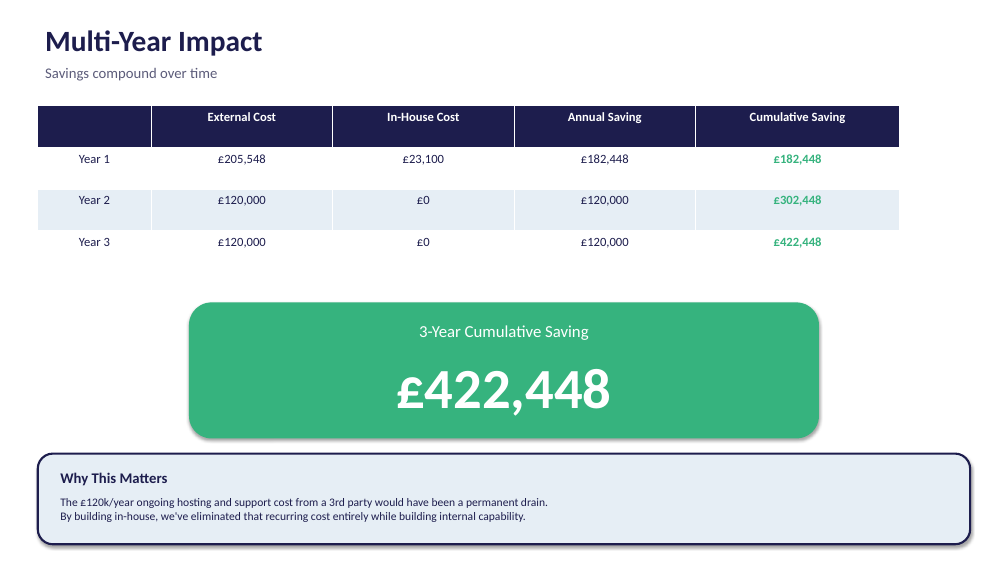
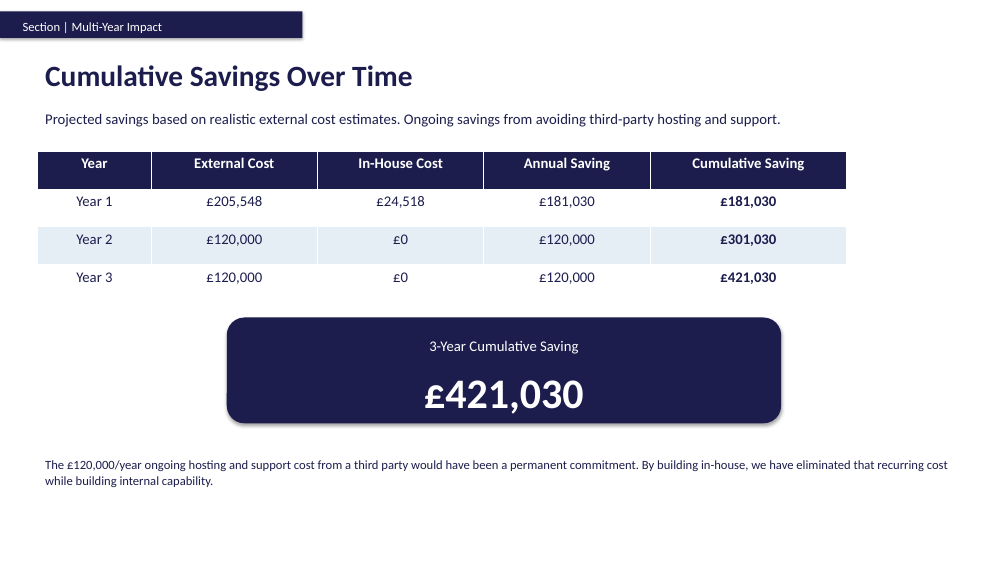
Before and after one commit to Pinger2024/roadmap-templates, a slide deck: slide 5 of Cost_Benefit_Analysis_Template.pptx. Drawn at 1008x567 pixels with LibreOffice and Linux fonts; fonts in the diff are those of the drawing. Boxes give left, top, right and bottom in pixels: in the first picture for what was removed or moved away, otherwise in the second. Text is boxed around its words. In the diff, an @@ line names an element or a change of style, - is before the commit and + after.

Commit message:
Updated with Nationwide design style

```diff
--- a/Cost_Benefit_Analysis_Template.pptx
+++ b/Cost_Benefit_Analysis_Template.pptx
@@ rectangle added at [0, 11, 302, 38], fill #1D1D4D @@
@@ text at [23, 22, 162, 33]: text changed; size 28 to 12 pt; text colour #1D1D4D to #FFFFFF; bold off @@
-Multi-Year Impact
+Section | Multi-Year Impact
@@ text at [45, 65, 412, 91]: text changed; size 14 to 28 pt; text colour #5C5C7A to #1D1D4D; bold on @@
-Savings compound over time
+Cumulative Savings Over Time
@@ text added at [45, 113, 780, 127], 14 pt, text #1D1D4D @@
+Projected savings based on realistic external cost estimates. Ongoing savings from avoiding third-party hosting and support.
@@ table at [38, 151, 847, 302] @@
-row 1, column 1: 
+row 1, column 1: Year
-row 2: Year 1 | £205,548 | £23,100 | £182,448 | £182,448
+row 2: Year 1 | £205,548 | £24,518 | £181,030 | £181,030
-row 3, column 5: £302,448
+row 3, column 5: £301,030
-row 4, column 5: £422,448
+row 4, column 5: £421,030
@@ size 12 to 14 pt in "External Cost", "In-House Cost", "Annual Saving", "Cumulative Saving" and 10 more places @@
@@ table: place and size @@
-table at [38, 106, 900, 272]
+table at [38, 151, 847, 302]
@@ rounded rectangle: place and size @@
-rounded rectangle at [189, 302, 819, 439]
+rounded rectangle at [227, 318, 781, 423]
@@ rounded rectangle at [227, 318, 781, 423]: fill #36B37E to #1D1D4D @@
@@ text "3-Year Cumulative Saving": place and size @@
-text "3-Year Cumulative Saving" at [419, 325, 589, 340]
+text "3-Year Cumulative Saving" at [429, 341, 578, 354]
@@ text "3-Year Cumulative Saving" at [429, 341, 578, 354]: size 16 to 14 pt @@
@@ text removed at [396, 369, 611, 416] @@
-£422,448
@@ text at [424, 380, 584, 414]: text changed; size 14 to 40 pt; text colour #1D1D4D to #FFFFFF @@
-Why This Matters
+£421,030
@@ rounded rectangle removed at [38, 454, 970, 544] @@
@@ text at [45, 460, 948, 487]: text changed; size 11 to 12 pt @@
-The £120k/year ongoing hosting and support cost from a 3rd party would have been a permanent drain.
-By building in-house, we've eliminated that recurring cost entirely while building internal capability.
+The £120,000/year ongoing hosting and support cost from a third party would have been a permanent commitment. By building in-house, we have eliminated that recurring cost while building internal capability.
```
Also in this commit, not shown: 5 other slides changed.
